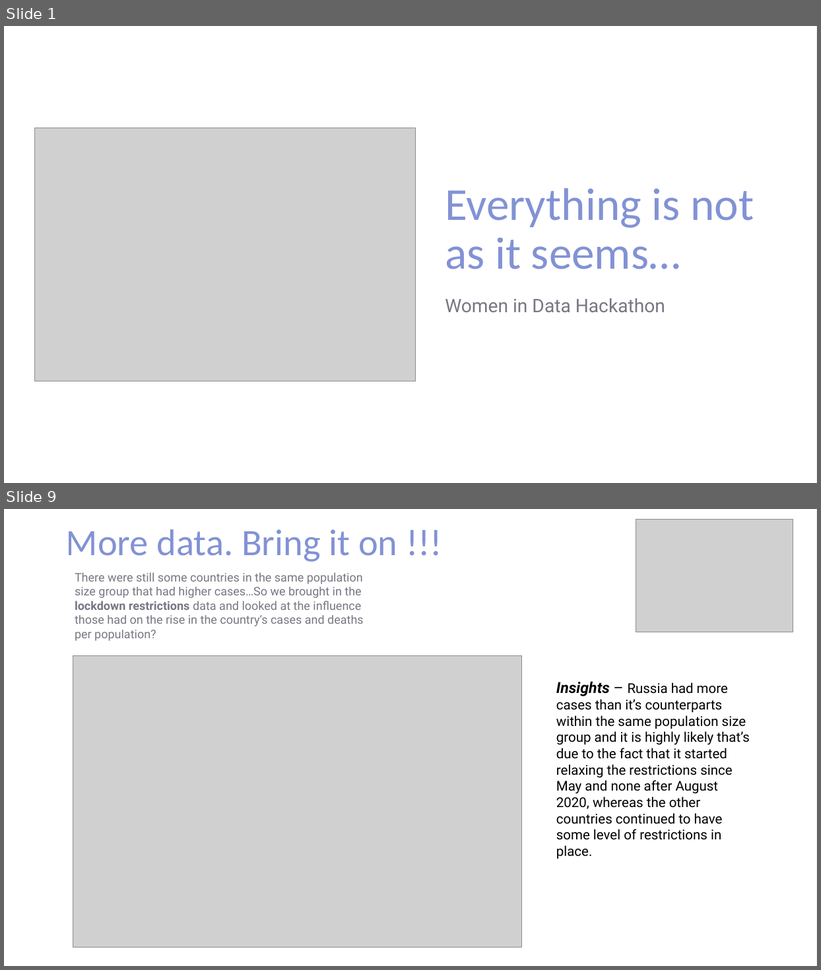
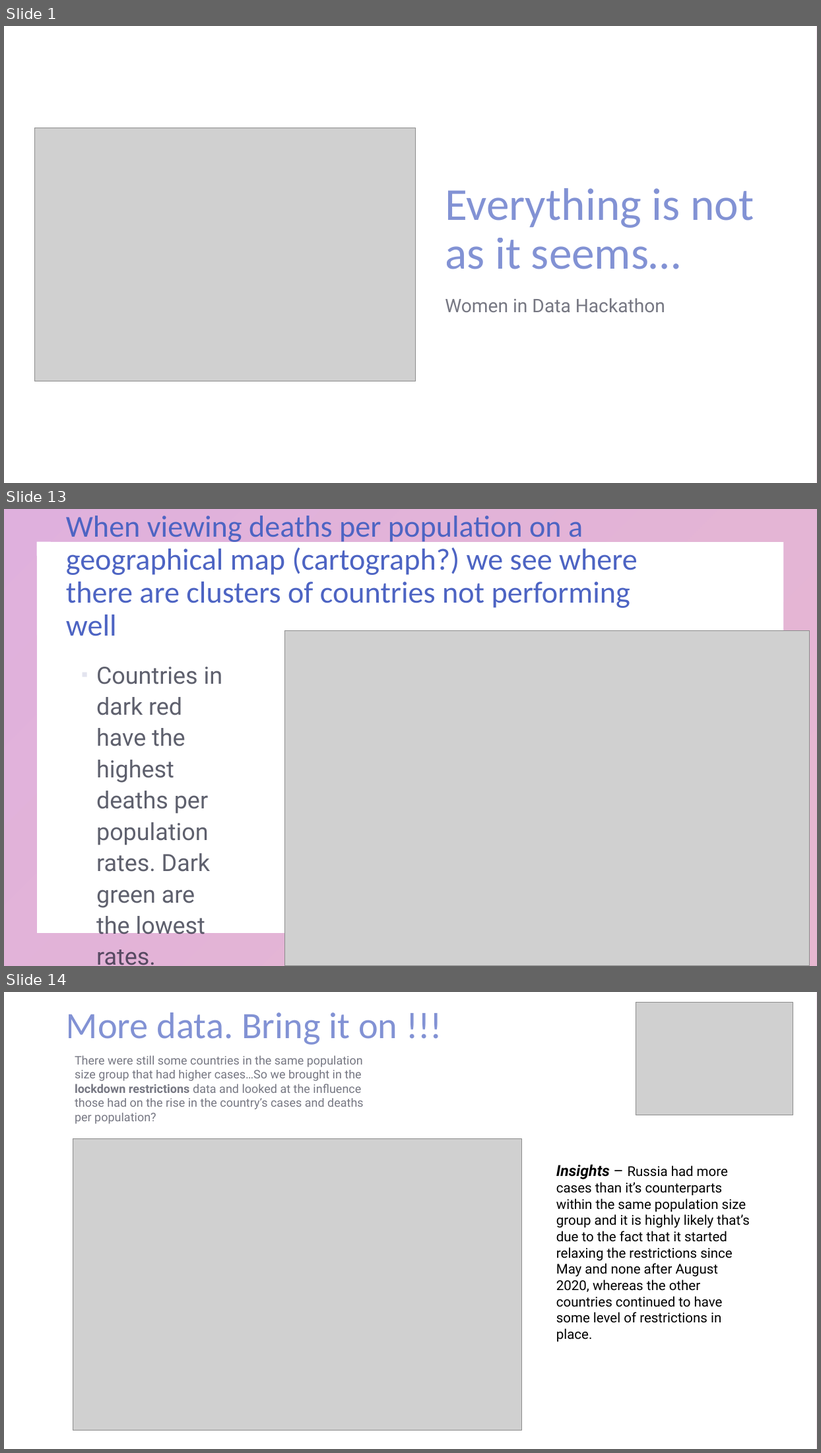
Before and after one commit to KarenJewell/WIDDatathon, a slide deck: WID Presentation_4.pptx. Shown one above the other, each under a label of ours: slides 1 and 9 before the commit, slides 1, 13 and 14 after it; the slides between them are not shown. The pictures are 821x970 and 821x1453 pixels, drawn with LibreOffice and Linux fonts; fonts in the diff are those of the drawing; grey boxes stand for pictures. Boxes give left, top, right and bottom in pixels: in the first picture for what was removed or moved away, otherwise in the second. Text is boxed around its words. In the diff, an @@ line names an element or a change of style, - is before the commit and + after.

```diff
--- a/WID Presentation_4.pptx
+++ b/WID Presentation_4.pptx
@@ slide 13 added at [4, 509, 817, 966], background #FFFFFF; not listed: 1 template element that a slide beside it also shows @@
@@ title added at [66, 516, 638, 636], 36 pt, text gradient #4D64C3 to #C34D8B @@
+When viewing deaths per population on a geographical map (cartograph?) we see where there are clusters of countries not performing well
@@ picture added at [285, 631, 811, 966] @@
@@ text added at [96, 667, 223, 966], 28 pt, text #1B1D30 at 70% opacity @@
+▪ Countries in dark red have the highest deaths per population rates. Dark green are the lowest rates.
@@ what was slide 9 is now slide 14 @@
```
Also in this commit, not shown: 8 slides changed, 16 other slides added, 4 other files.
